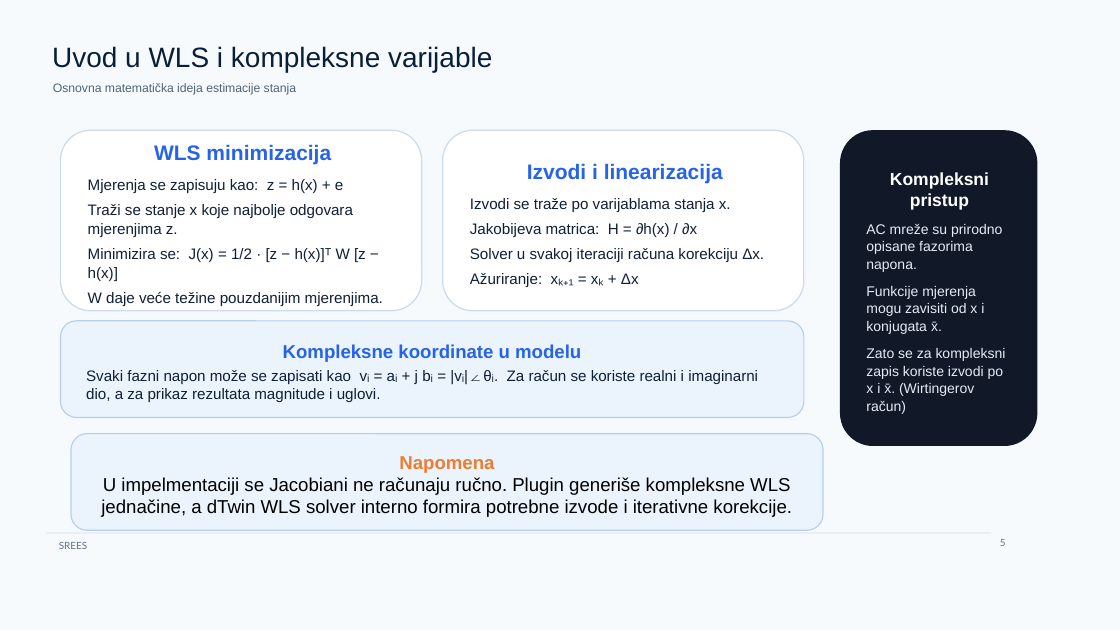
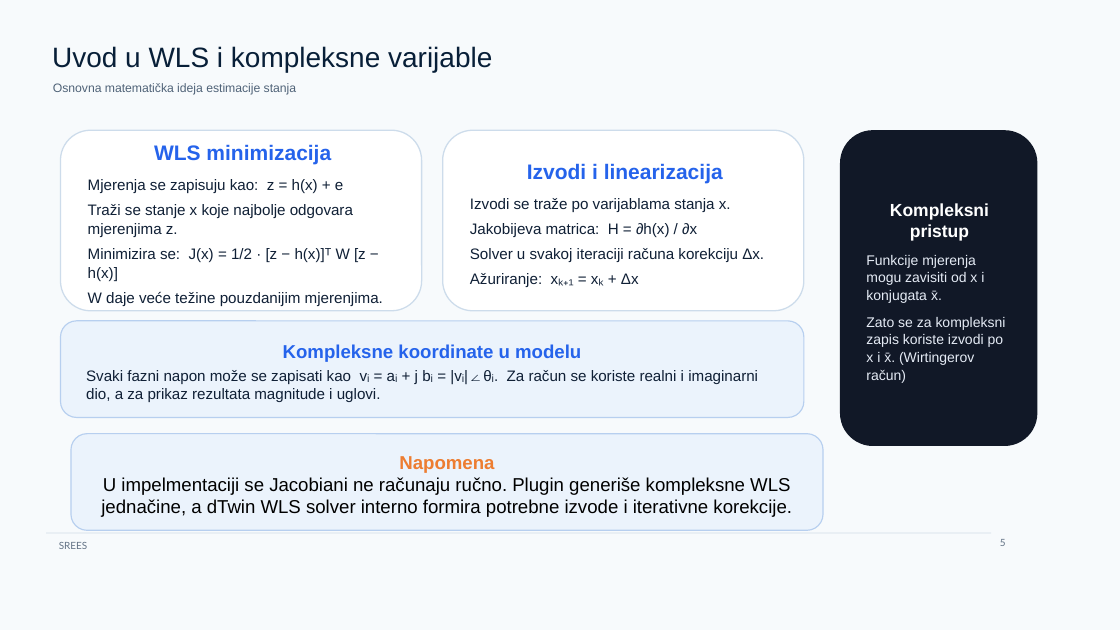
Before and after one commit to Vucko31/SREES_2026_Vuk_TSE, a slide deck: slide 5 of presentation/Prezentacija.pptx. Drawn at 1120x630 pixels with LibreOffice and Linux fonts; fonts in the diff are those of the drawing. Boxes give left, top, right and bottom in pixels: in the first picture for what was removed or moved away, otherwise in the second. Text is boxed around its words. In the diff, an @@ line names an element or a change of style, - is before the commit and + after.

```diff
--- a/presentation/Prezentacija.pptx
+++ b/presentation/Prezentacija.pptx
@@ text in rounded rectangle at (866,224,1002,272): paragraph removed @@
-AC mreže su prirodno opisane fazorima napona.
```
Also in this commit, not shown: 3 other files.
